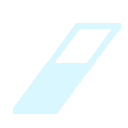
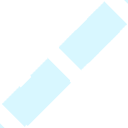
Revision of a layered 128 × 128 image; what changed, layer by layer:
hid "rubber" over [13, 23, 121, 114]
showed "pass" over [0, 0, 128, 128]
